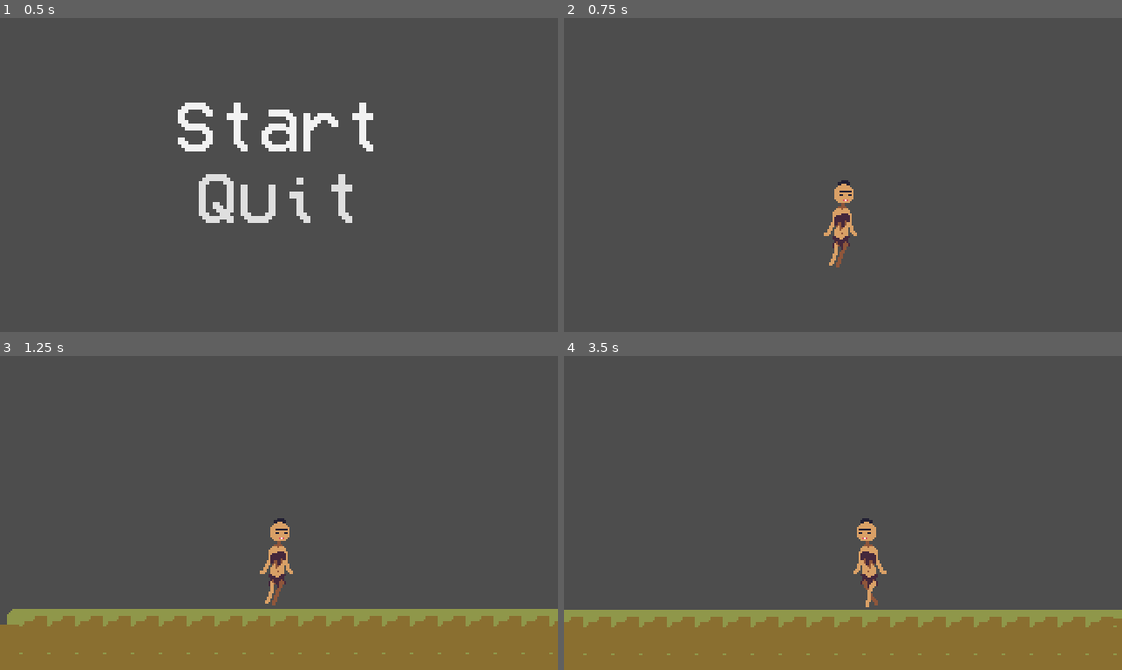
Above: before the commit, frames 1-4 (two rows, left to right).
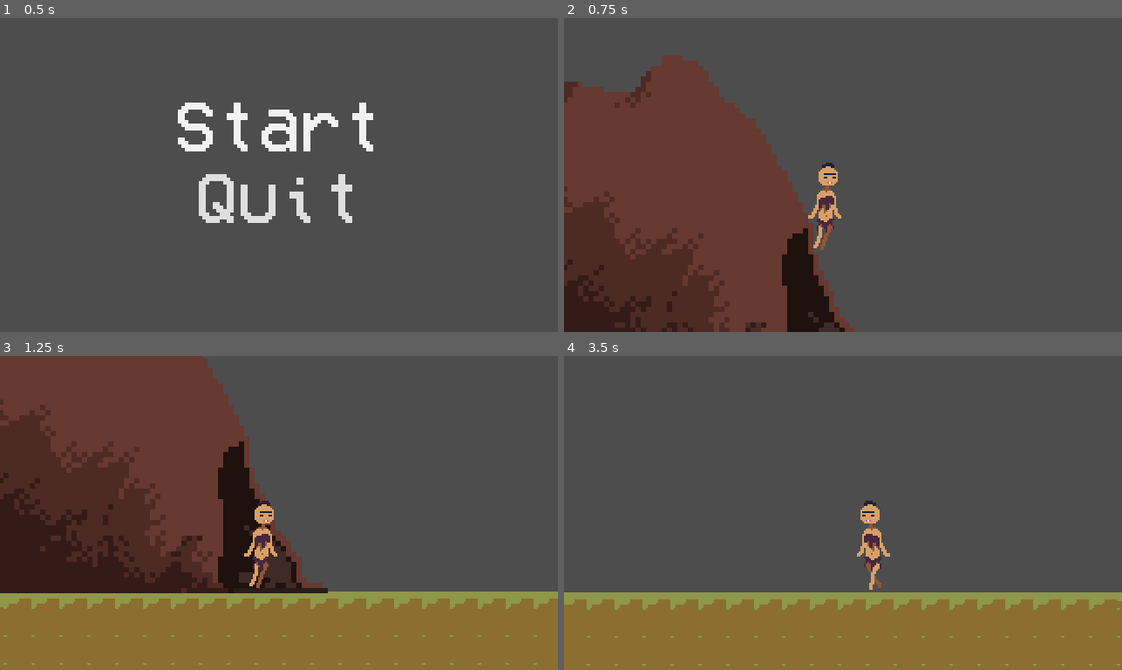
Above: after the commit, the same moments.

Repository: scubana/lesbian-cavewoman
Game: Godot game, scene res://Menus/menu.tscn
Two runs of this game, one before a commit and one after it. Both use one fixed random seed, a clock stepped at 60 frames per second and the inputs below.
Inputs:
- Up to frame 1 (0.5 s): no input
- Up to frame 2 (0.75 s): click "Start" at 0.5 s
- Up to frame 3 (1.25 s): no input
- Up to frame 4 (3.5 s): hold D (move_right) 1.28-2.78 s; tap Space (jump) at 1.52, 2.27 s; hold A (move_left) from 2.78 s (still down)

Frame 1 is identical in both runs. In frame 2, 35% of the frame differs, in the area x 0-53%, y 11-100%; in frame 3, 44%, in the area x 0-100%, y 0-99%; in frame 4, 10%.

Commit message:
booby branch

Diff:
--- /dev/null
+++ b/cave.tscn
@@ -0,0 +1,19 @@
+[gd_scene load_steps=3 format=3 uid="uid://cj6h4dvhpyar7"]
+
+[ext_resource type="Texture2D" uid="uid://b5wm7feseundb" path="res://assets/cave.png" id="1_5lqyb"]
+
+[sub_resource type="RectangleShape2D" id="RectangleShape2D_w6bvl"]
+size = Vector2(44.6667, 63.3333)
+
+[node name="cave" type="Node2D"]
+scale = Vector2(3, 3)
+
+[node name="cave" type="StaticBody2D" parent="."]
+
+[node name="Sprite2D" type="Sprite2D" parent="cave"]
+position = Vector2(32, 31)
+texture = ExtResource("1_5lqyb")
+
+[node name="CollisionShape2D" type="CollisionShape2D" parent="cave"]
+position = Vector2(22.3333, 31.3333)
+shape = SubResource("RectangleShape2D_w6bvl")
--- a/main.tscn
+++ b/main.tscn
@@ -1,13 +1,18 @@
-[gd_scene load_steps=3 format=3 uid="uid://b15uodut8whdt"]
+[gd_scene load_steps=4 format=3 uid="uid://b15uodut8whdt"]
 
 [ext_resource type="PackedScene" uid="uid://d30uphsaeta7y" path="res://player.tscn" id="1_pbaru"]
 [ext_resource type="PackedScene" uid="uid://bm5ksmuomotn" path="res://tile_map.tscn" id="2_pbj1c"]
+[ext_resource type="PackedScene" uid="uid://cj6h4dvhpyar7" path="res://cave.tscn" id="3_e46hm"]
 
 [node name="world" type="Node2D"]
 
 [node name="player" parent="." instance=ExtResource("1_pbaru")]
+z_index = 1
 position = Vector2(154, -12)
 
 [node name="TileMap" parent="." instance=ExtResource("2_pbj1c")]
 position = Vector2(103, 37)
 layer_0/tile_data = PackedInt32Array(589818, 786432, 0, 589819, 786432, 0, 589820, 786432, 0, 589821, 786432, 0, 589822 …(21965 unchanged characters)…
+
+[node name="cave" parent="." instance=ExtResource("3_e46hm")]
+position = Vector2(1, -16)
--- a/menu.gd
+++ b/menu.gd
@@ -6,7 +6,6 @@
 	$VBoxContainer/StartButton.grab_focus()
 
 func _on_start_button_pressed():
-	# TODO: Change this with actual main scene when we have :D
 	get_tree().change_scene_to_file("res://main.tscn")
 
 func _on_quit_button_pressed():
--- a/player.tscn
+++ b/player.tscn
@@ -183,10 +183,15 @@
 shape = SubResource("RectangleShape2D_v6d7x")
 
 [node name="Camera2D" type="Camera2D" parent="."]
-position = Vector2(2, 30)
+position = Vector2(0, 40)
+limit_left = 5
 
 [node name="AnimationPlayer" type="AnimationPlayer" parent="."]
 libraries = {
 "": SubResource("AnimationLibrary_qnsty")
 }
 autoplay = "idle"
+
+[node name="RemoteTransform2D" type="RemoteTransform2D" parent="."]
+position = Vector2(0, 40)
+remote_path = NodePath("../Camera2D")
Binary file added: assets/ak47.png
Binary file added: assets/cave.png
